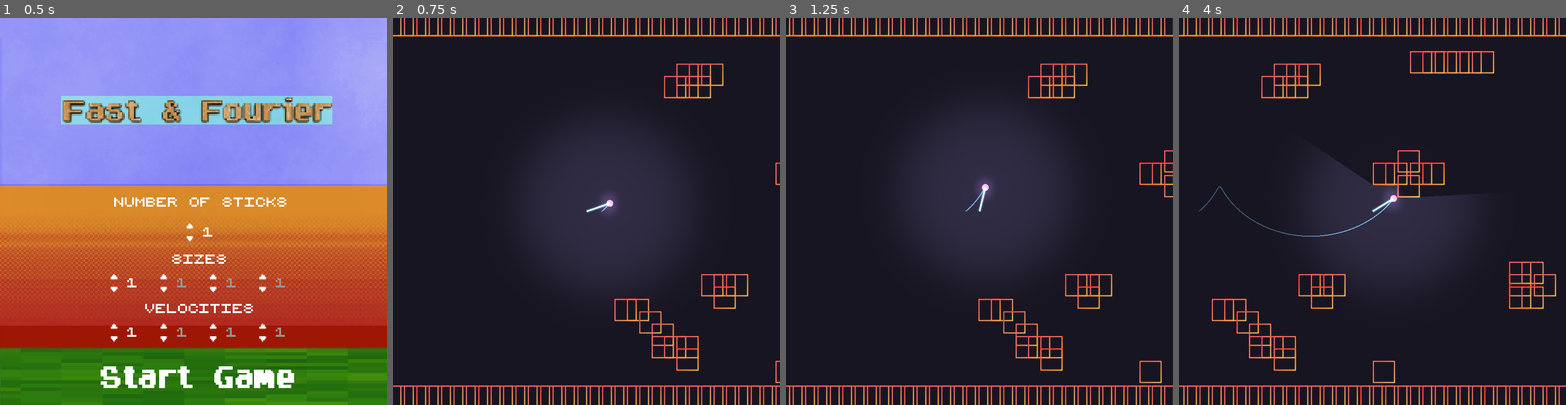
Above: before the commit, frames 1-4 (left to right).
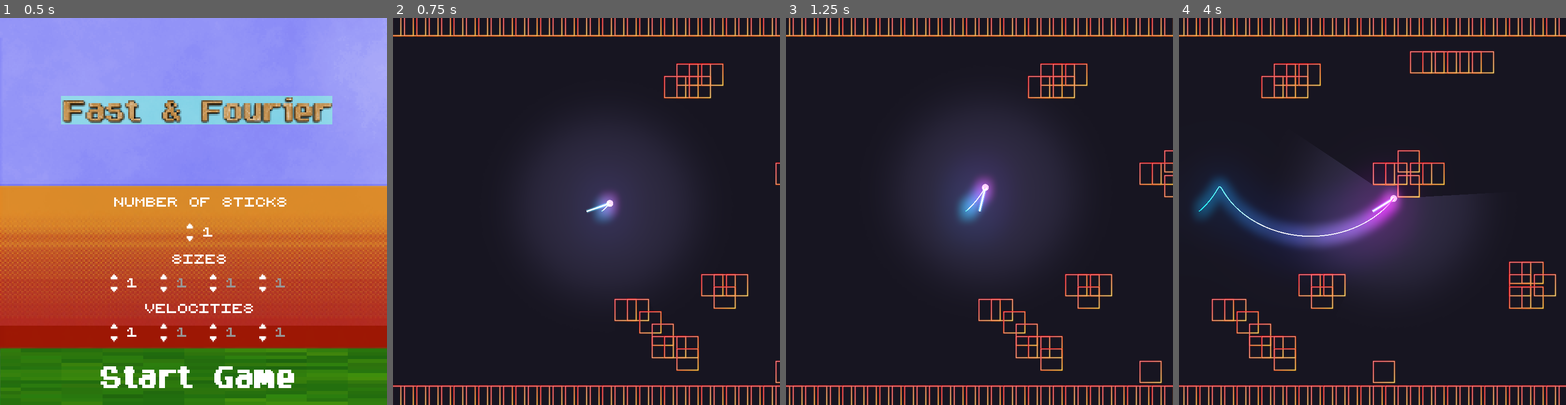
Above: after the commit, the same moments.

Repository: fyodordev/fourier-game
Game: Godot game, scene res://scenes/start_screen/titlescreen.tscn
Same seed, same stepped clock (60 frames per second), same inputs: the game is played once before the commit and once after it. The engine's default icon, where the game draws it, is replaced by a stand-in: a white triangle on a blue panel in a dark square.
Inputs (mouse positions are in pixels of both pictures, inside the frame that each line leads up to):
- Up to frame 1 (0.5 s): no input
- Up to frame 2 (0.75 s): click (590, 377) at 0.5 s
- Up to frame 3 (1.25 s): no input
- Up to frame 4 (4 s): no input

Frame 1 is identical in both runs. In frame 2, 0.5% of the frame differs, in the area x 51-59%, y 44-54%; in frame 3, 1.1%; in frame 4, 5.9%, in the area x 3-59%, y 40-62%.

Commit message:
Improved visuals for trail

Diff:
--- a/scenes/trail/Trail.tscn
+++ b/scenes/trail/Trail.tscn
@@ -1,11 +1,15 @@
-[gd_scene load_steps=2 format=2]
+[gd_scene load_steps=3 format=2]
 
 [ext_resource path="res://scenes/trail/Trail.gd" type="Script" id=1]
 
-
+[sub_resource type="Gradient" id=1]
+offsets = PoolRealArray( 0, 0.819905, 1 )
+colors = PoolColorArray( 0.0390625, 0.729736, 1, 1, 0.578903, 0.323503, 0.958756, 1, 0.988281, 0.0154419, 0.927479, 1 )
 
 [node name="Trail" type="Line2D"]
+modulate = Color( 3, 3, 3, 1 )
 width = 5.0
 default_color = Color( 0.505882, 0.803922, 1, 0.376471 )
+gradient = SubResource( 1 )
 texture_mode = -1088421888
 script = ExtResource( 1 )
